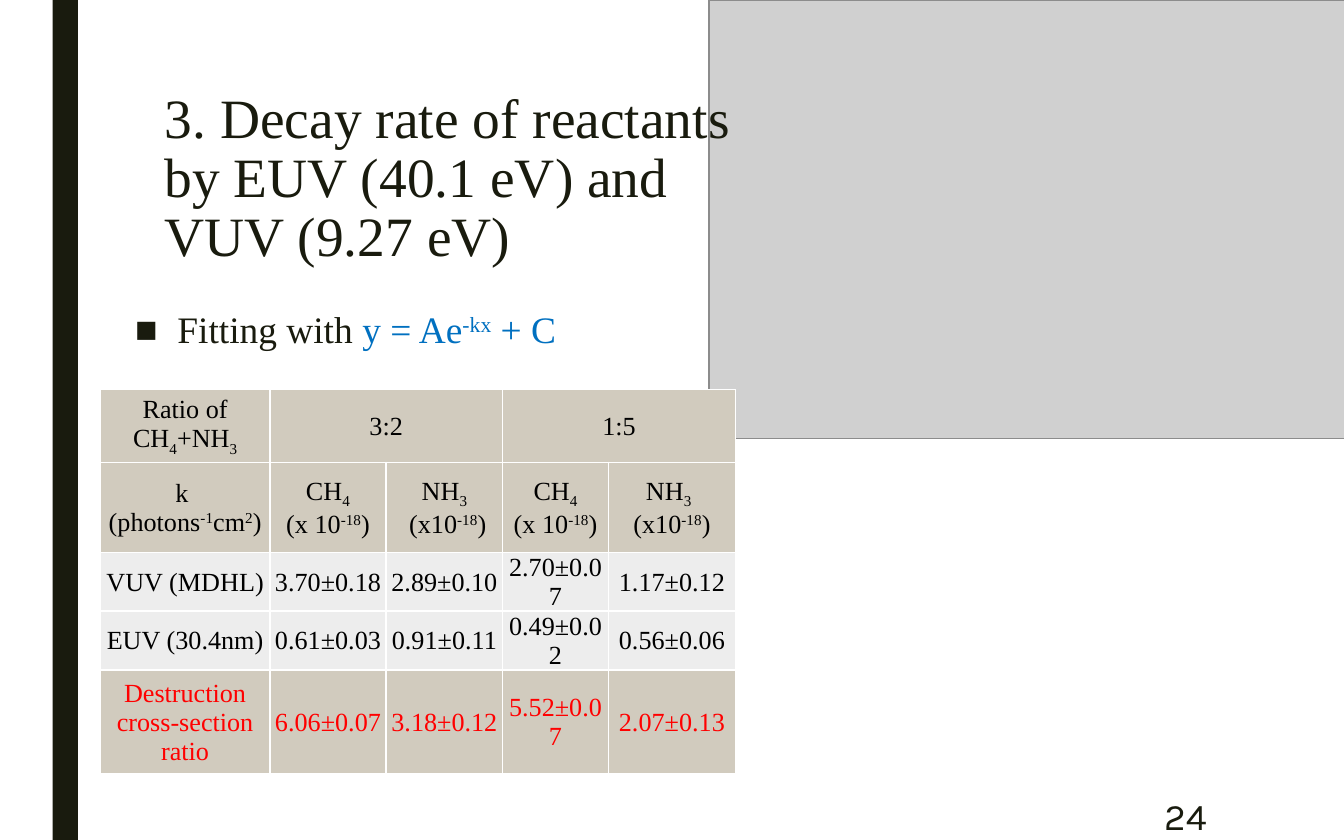
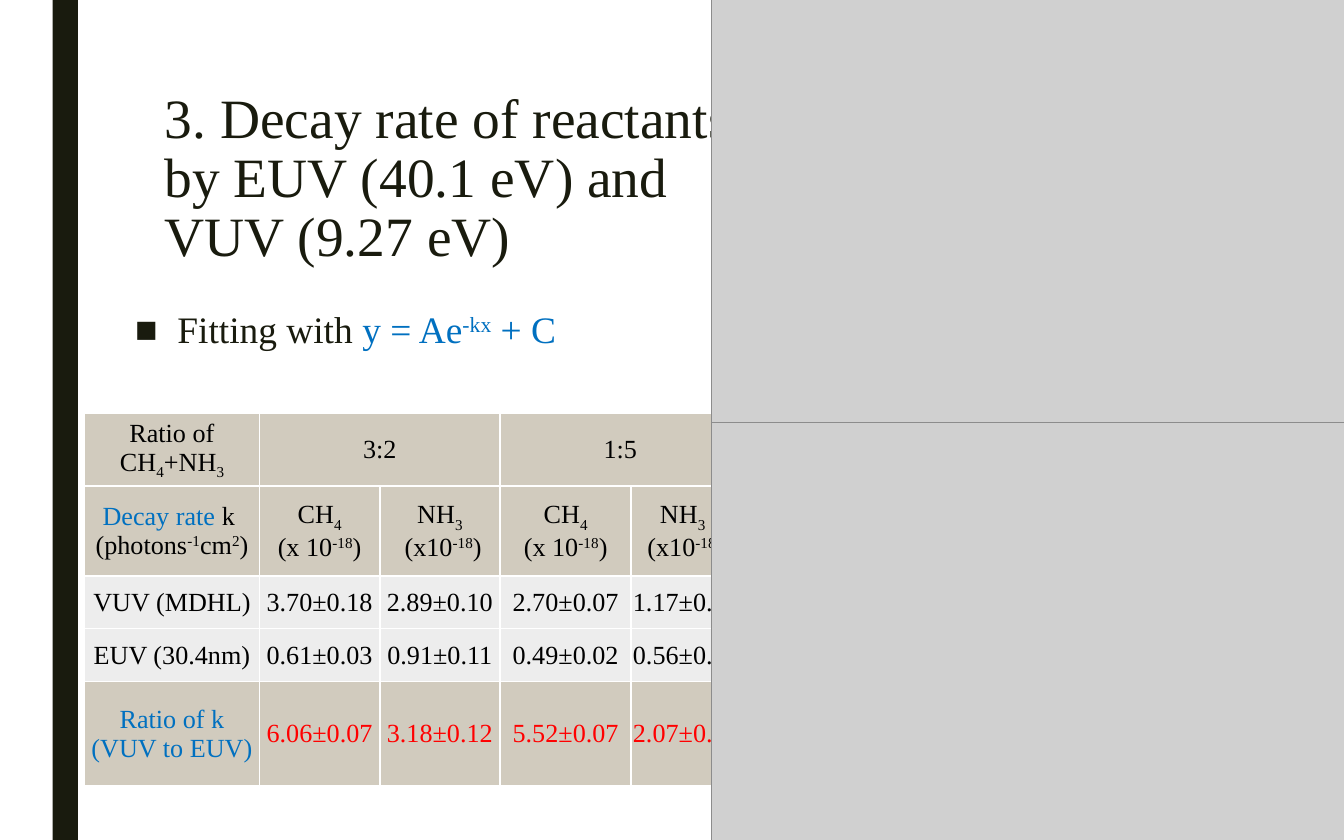
Before and after one commit to samuello1228/lily, a slide deck: slide 24 of doc/VUV and EUV irradiation of CH4 + NH3.pptx. Drawn at 1344x840 pixels with LibreOffice and Linux fonts; fonts in the diff are those of the drawing; grey boxes stand for pictures. Boxes give left, top, right and bottom in pixels: in the first picture for what was removed or moved away, otherwise in the second. Text is boxed around its words. In the diff, an @@ line names an element or a change of style, - is before the commit and + after.

```diff
--- a/doc/VUV and EUV irradiation of CH4 + NH3.pptx
+++ b/doc/VUV and EUV irradiation of CH4 + NH3.pptx
@@ picture: place and size @@
-picture at box(710, 0, 1344, 438)
+picture at box(712, 0, 1344, 422)
@@ table at box(85, 413, 742, 785) @@
-row 2, column 1: k / (photons-1cm2)
+row 2, column 1: Decay rate k / (photons-1cm2)
-row 5, column 1: Destruction cross-section ratio
+row 5, column 1: Ratio of k (VUV to EUV)
@@ table: place and size @@
-table at box(101, 390, 737, 784)
+table at box(85, 413, 742, 785)
@@ picture added at box(712, 401, 1344, 840) @@
@@ page number removed at box(1164, 806, 1206, 830) @@
-24
```
Also in this commit, not shown: 1 other slide changed, 1 other file.
